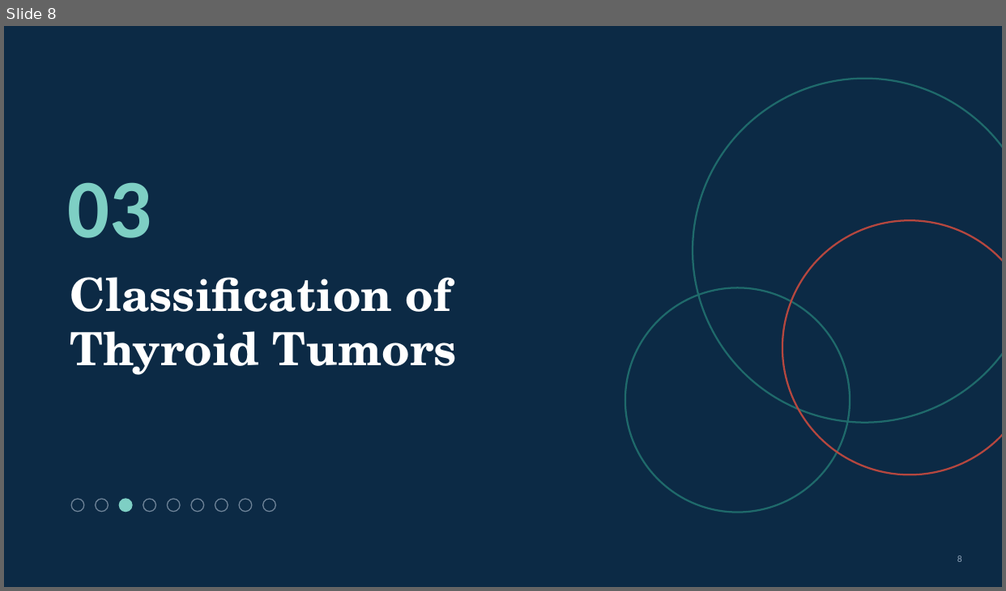
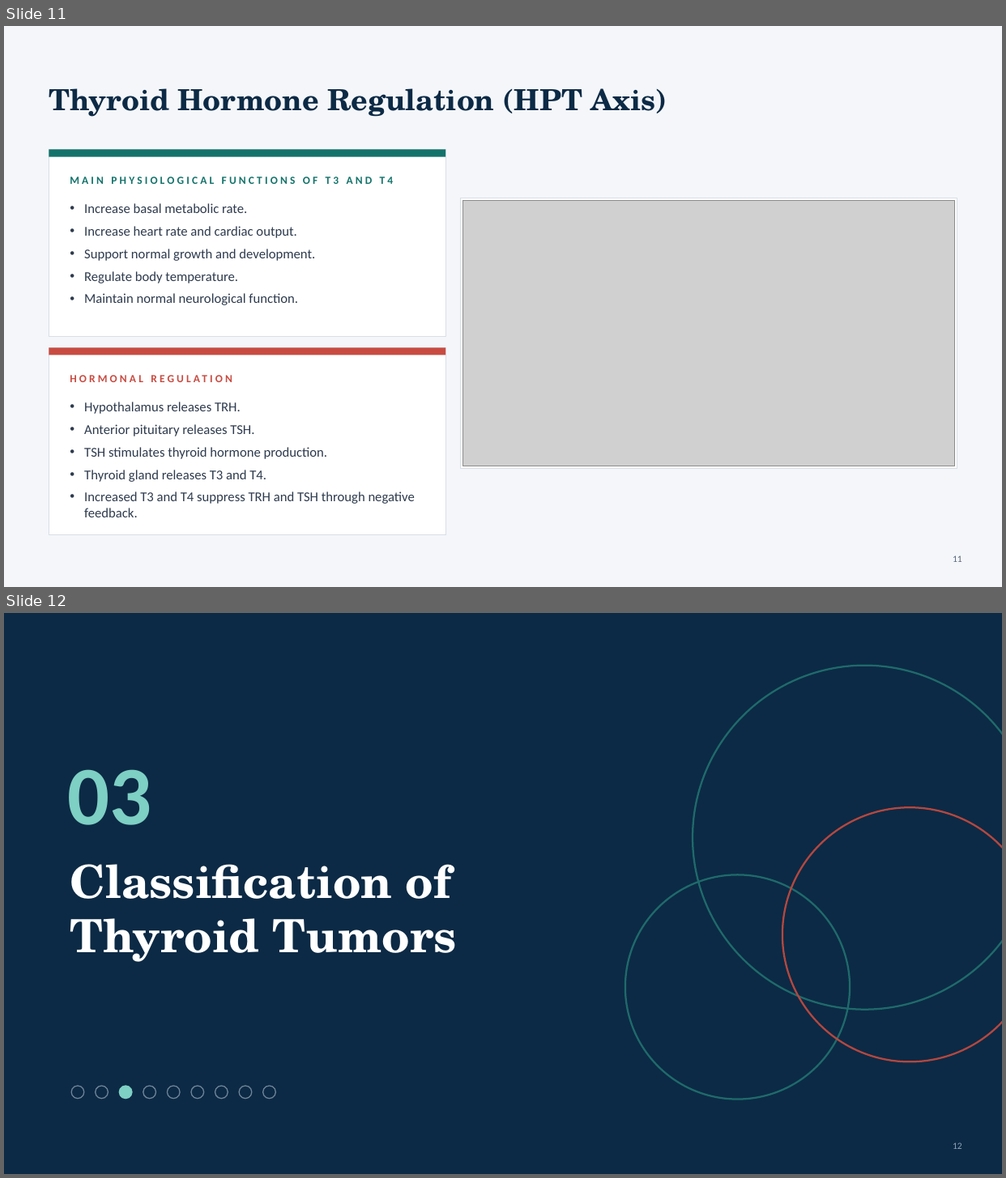
Before and after one commit to Anmo0/Claude-Code-Cloud-, a slide deck: thyroid-seminar/Thyroid_Tumors_Seminar.pptx. Shown one above the other, each under a label of ours: slide 8 before the commit, slides 11 and 12 after it. The pictures are 1006x591 and 1006x1178 pixels, drawn with LibreOffice and Linux fonts; fonts in the diff are those of the drawing; grey boxes stand for pictures. Boxes give left, top, right and bottom in pixels: in the first picture for what was removed or moved away, otherwise in the second. Text is boxed around its words. In the diff, an @@ line names an element or a change of style, - is before the commit and + after.

```diff
--- a/thyroid-seminar/Thyroid_Tumors_Seminar.pptx
+++ b/thyroid-seminar/Thyroid_Tumors_Seminar.pptx
@@ slide 11 added at (x1=4, y1=26, x2=1002, y2=587), background #F4F6FA @@
@@ title added at (x1=49, y1=88, x2=667, y2=117), 28 pt, text #0C2A45, bold @@
+Thyroid Hormone Regulation (HPT Axis)
@@ rectangle added at (x1=49, y1=149, x2=445, y2=337), fill #FFFFFF, outline #D9DEE6 0.75 pt @@
@@ rectangle added at (x1=49, y1=149, x2=445, y2=157), fill #13736B @@
@@ text added at (x1=70, y1=177, x2=394, y2=184), 10.5 pt, text #13736B, bold @@
+MAIN PHYSIOLOGICAL FUNCTIONS OF T3 AND T4
@@ text added at (x1=84, y1=203, x2=315, y2=305), 13 pt, text #2E3B4E @@
+• Increase basal metabolic rate.
+• Increase heart rate and cardiac output.
+• Support normal growth and development.
+• Regulate body temperature.
+• Maintain normal neurological function.
@@ rectangle added at (x1=461, y1=199, x2=957, y2=469), fill #FFFFFF, outline #D9DEE6 0.75 pt @@
@@ picture added at (x1=463, y1=200, x2=955, y2=467) @@
@@ rectangle added at (x1=49, y1=348, x2=445, y2=535), fill #FFFFFF, outline #D9DEE6 0.75 pt @@
@@ rectangle added at (x1=49, y1=348, x2=445, y2=356), fill #C84B41 @@
@@ text added at (x1=70, y1=369, x2=429, y2=388), 10.5 pt, text #C84B41, bold @@
+HORMONAL REGULATION
@@ text added at (x1=84, y1=402, x2=415, y2=518), 13 pt, text #2E3B4E @@
+• Hypothalamus releases TRH.
+• Anterior pituitary releases TSH.
+• TSH stimulates thyroid hormone production.
+• Thyroid gland releases T3 and T4.
+• Increased T3 and T4 suppress TRH and TSH through negative feedback.
@@ page number added at (x1=953, y1=556, x2=962, y2=562), 9 pt, text #5A6678 @@
+11
@@ what was slide 8 is now slide 12 @@
@@ page number at (x1=953, y1=1143, x2=962, y2=1149): text changed @@
-8
+12
```
Also in this commit, not shown: 2 slides changed, 16 other slides added, 13 slides removed, 11 other files.
